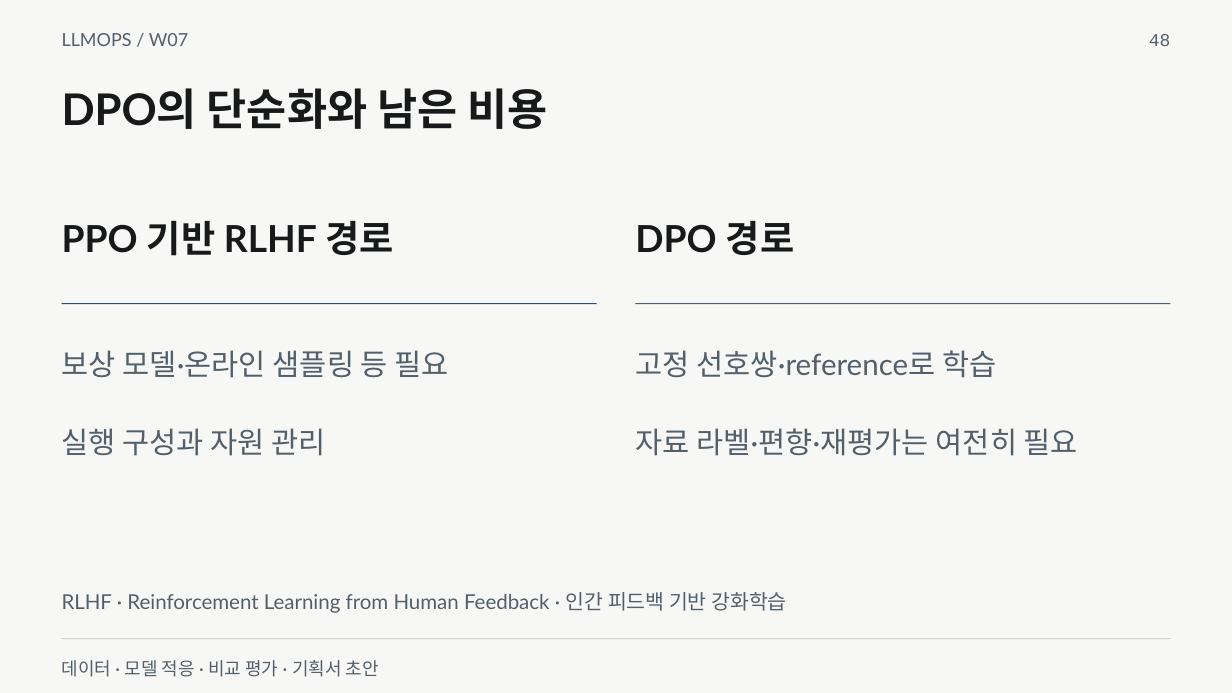
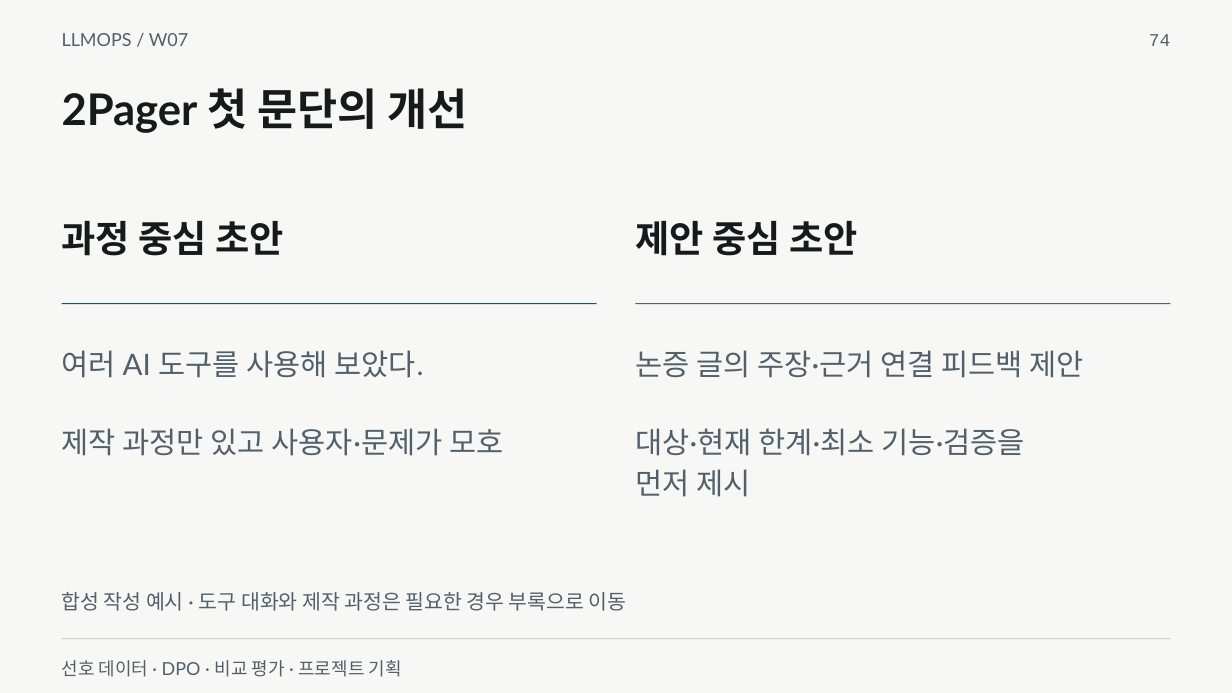
Before and after one commit to smilesjcha/llmops-16week, a slide deck: slide 74 of week07/lecture/07_week7_model_adaptation_project.pptx (slide 48 before the commit). Drawn at 1232x693 pixels with LibreOffice and Linux fonts; fonts in the diff are those of the drawing. Boxes give left, top, right and bottom in pixels: in the first picture for what was removed or moved away, otherwise in the second. Text is boxed around its words. In the diff, an @@ line names an element or a change of style, - is before the commit and + after.

```diff
--- a/week07/lecture/07_week7_model_adaptation_project.pptx
+++ b/week07/lecture/07_week7_model_adaptation_project.pptx
@@ text at [1149, 34, 1171, 46]: text changed @@
-48
+74
@@ text at [62, 88, 467, 133]: text changed @@
-DPO의 단순화와 남은 비용
+2Pager 첫 문단의 개선
@@ text at [62, 221, 284, 256]: text changed @@
-PPO 기반 RLHF 경로
+과정 중심 초안
@@ text at [635, 221, 857, 256]: text changed @@
-DPO 경로
+제안 중심 초안
@@ text at [62, 350, 424, 378]: text changed @@
-보상 모델·온라인 샘플링 등 필요
+여러 AI 도구를 사용해 보았다.
@@ text at [635, 350, 1083, 378]: text changed @@
-고정 선호쌍·reference로 학습
+논증 글의 주장·근거 연결 피드백 제안
@@ text at [62, 428, 503, 456]: text changed @@
-실행 구성과 자원 관리
+제작 과정만 있고 사용자·문제가 모호
@@ text at [635, 428, 1025, 497]: text changed @@
-자료 라벨·편향·재평가는 여전히 필요
+대상·현재 한계·최소 기능·검증을
+먼저 제시
@@ text at [62, 592, 627, 611]: text changed @@
-RLHF · Reinforcement Learning from Human Feedback · 인간 피드백 기반 강화학습
+합성 작성 예시 · 도구 대화와 제작 과정은 필요한 경우 부록으로 이동
@@ text at [62, 660, 402, 677]: text changed @@
-데이터 · 모델 적응 · 비교 평가 · 기획서 초안
+선호 데이터 · DPO · 비교 평가 · 프로젝트 기획
```
Also in this commit, not shown: 50 other slides changed, 29 slides added, 26 slides removed, 21 other files.
